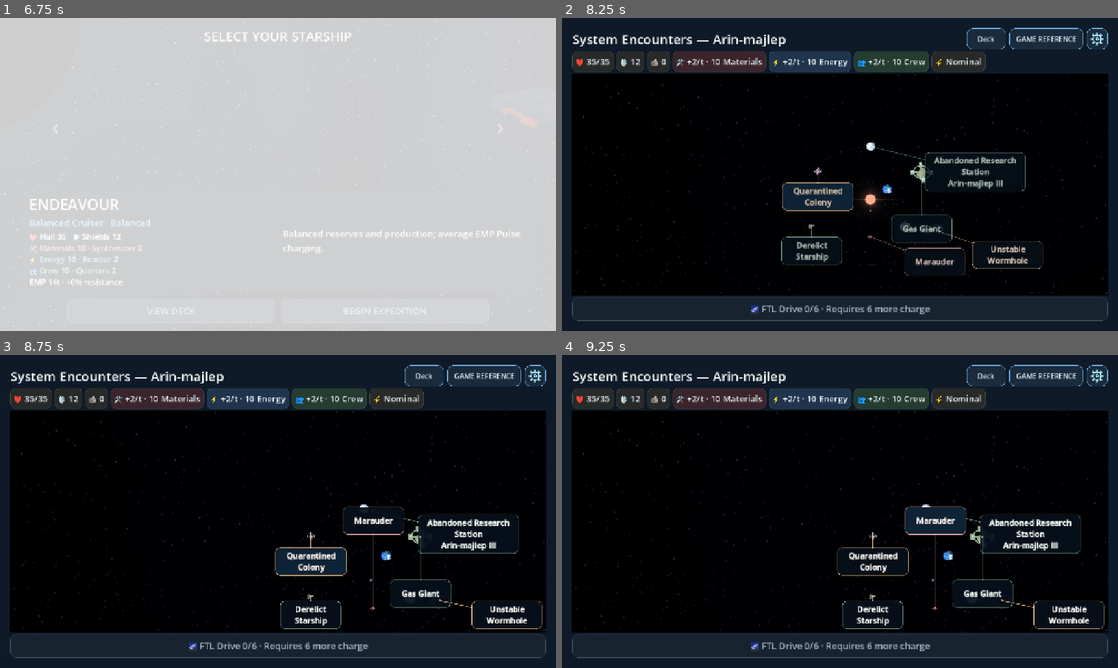
Above: before the commit, frames 1-4 (two rows, left to right).
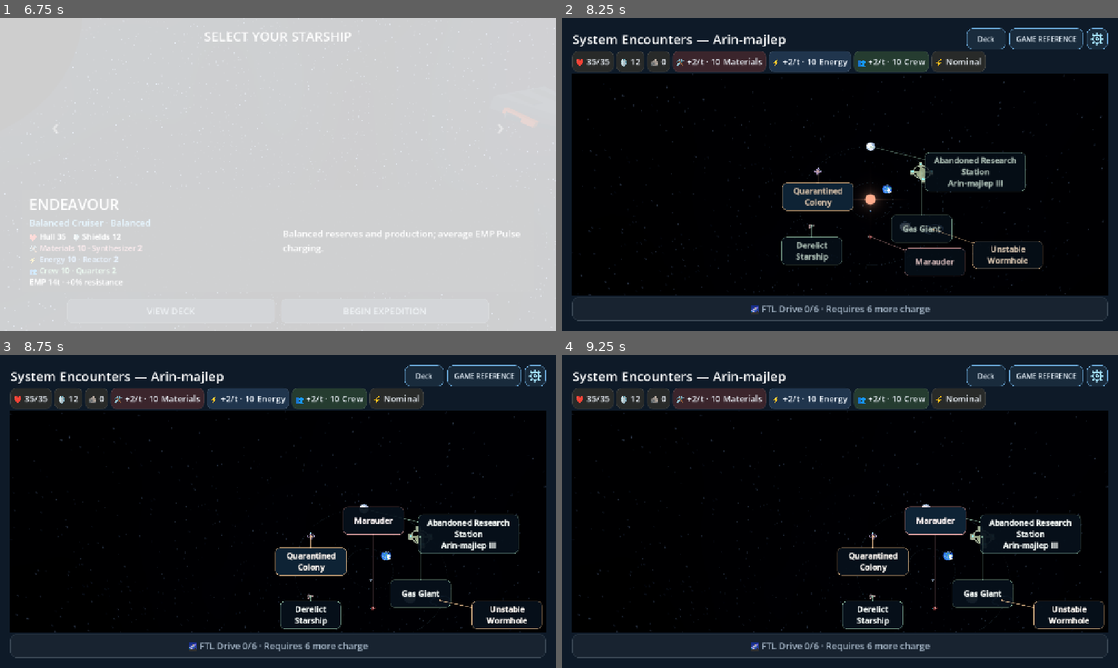
Above: after the commit, the same moments.

Repository: RPGMaster2000/arcospace
Game: Godot game, scene res://scenes/battle_setup.tscn
Two runs of this game, one before a commit and one after it. Both use one fixed random seed, a clock stepped at 60 frames per second and the inputs below. Sound files missing from this copy of the repository are replaced by a short silence.
Inputs (mouse positions are in pixels of both pictures, inside the frame that each line leads up to):
- Up to frame 1 (6.75 s): tap Enter (ui_accept) at 0.5, 0.77, 4.52, 5 s; move the mouse to (400, 158) at 0.52 s; hold Right (ui_right) 0.53-1.25 s; tap Tab at 0.6, 2.1, 4.35, 5.85 s; click (400, 158) at 0.67 s; drag from (166, 190) to (250, 237) at 1.27 s; move the mouse to (333, 105) at 2.02 s; hold Right (ui_right) 2.03-2.75 s; drag from (250, 237) to (111, 127) at 2.77 s; click "BEGIN EXPEDITION" at 3.5 s; move the mouse to (444, 221) at 4.27 s; hold Left (ui_left) 4.28-5 s; drag from (111, 127) to (194, 96) at 5.02 s; move the mouse to (305, 174) at 5.77 s; hold Down (ui_down) 5.78-6.5 s; click (305, 174) at 5.92 s; drag from (194, 96) to (166, 190) at 6.52 s
- Up to frame 2 (8.25 s): move the mouse to (962, 158) at 7.27 s; hold Up (ui_up) 7.28-8 s; tap Tab at 7.35 s; tap Enter (ui_accept) at 7.52 s; drag from (728, 190) to (812, 237) at 8.02 s
- Up to frame 3 (8.75 s): no input
- Up to frame 4 (9.25 s): move the mouse to (895, 442) at 8.77 s; hold Down (ui_down) from 8.78 s (still down); tap Tab at 8.85 s

Frame 1 is identical in both runs. In frame 2, 0.5% of the frame differs, in the area x 2-99%, y 17-89%; in frame 3, 0.5%, in the area x 1-99%, y 17-89%; in frame 4, 0.5%.

Commit message:
Restore distant-star parallax and remove late camera updates from nebula and galaxy layers

Diff:
--- a/scripts/presentation/star_system/map_settings.gd
+++ b/scripts/presentation/star_system/map_settings.gd
@@ -44,6 +44,8 @@
 @export_group("Background and quality")
 @export var background_layers: Array[Resource] = [preload("res://resources/presentation/sky_nebula.tres"), preload("res://resources/presentation/sky_galaxy.tres")]
 @export_range(0.0, 1.0, 0.05) var background_strength: float = 0.6
+## Distant-star translation response; zero restores an infinitely distant sky.
+@export_range(0.0, 0.5, 0.01) var starfield_parallax: float = 0.12
 @export var imported_planets: bool = true
 @export var atmospheres_enabled: bool = true
 @export var clouds_enabled: bool = true
--- a/scripts/presentation/star_system/space_environment.gd
+++ b/scripts/presentation/star_system/space_environment.gd
@@ -7,11 +7,9 @@
 var origin := Vector3.ZERO
 var dust_basis := Basis.IDENTITY
 var settings: Resource
-var source_camera: Camera3D
 
 func configure(camera: Camera3D, calibration: Resource, rng: RandomNumberGenerator, dust_rng: RandomNumberGenerator = null) -> void:
 	settings = calibration
-	source_camera = camera
 	origin = camera.position
 	dust_basis = camera.basis
 	var sphere = SphereMesh.new()
@@ -22,6 +20,8 @@
 	sky = Models.part(self,sphere,Color.WHITE)
 	var space = ShaderMaterial.new()
 	space.shader = preload("res://shaders/map_sky.gdshader")
+	space.set_shader_parameter("reference_origin",origin)
+	space.set_shader_parameter("parallax",settings.starfield_parallax)
 	space.set_shader_parameter("star_density",0.12)
 	space.set_shader_parameter("star_resolution",220.0)
 	space.set_shader_parameter("star_brightness",0.25)
@@ -48,8 +48,12 @@
 		node.material_override = material
 		var yaw: float = deg_to_rad(specification.angular_position.x+rng.randf_range(-25,25))
 		var pitch: float = deg_to_rad(specification.angular_position.y+rng.randf_range(-12,12))
-		node.set_meta("direction",Vector3(sin(yaw)*cos(pitch),sin(pitch),cos(yaw)*cos(pitch)))
-		node.set_meta("parallax",specification.parallax)
+		material.set_shader_parameter("camera_relative",true)
+		material.set_shader_parameter("sky_direction",Vector3(sin(yaw)*cos(pitch),sin(pitch),cos(yaw)*cos(pitch)))
+		material.set_shader_parameter("reference_origin",origin)
+		material.set_shader_parameter("sky_parallax",specification.parallax)
+		material.render_priority = -100+layers.size()
+		node.extra_cull_margin = 1000.0
 		layers.append(node)
 	if dust_rng == null: dust_rng = rng
 	if settings.stardust_enabled:
@@ -78,24 +82,8 @@
 			node.cast_shadow = GeometryInstance3D.SHADOW_CASTING_SETTING_OFF
 			add_child(node)
 			dust.append(node)
-	update_view(camera)
 	set_active(true)
 
-func update_view(camera: Camera3D) -> void:
-	# Sky and dust use this draw's camera matrices directly in their shaders.
-	for node in layers:
-		node.position = camera.position+node.get_meta("direction")*55-(camera.position-origin)*float(node.get_meta("parallax"))
-		node.look_at(camera.position,Vector3.UP)
-
-# Run after camera tweens, immediately before drawing, so the sky never lags a frame.
-func _sync() -> void:
-	if is_instance_valid(source_camera): update_view(source_camera)
-
 func set_active(enabled: bool) -> void:
-	if enabled and not RenderingServer.frame_pre_draw.is_connected(_sync):
-		RenderingServer.frame_pre_draw.connect(_sync)
-	elif not enabled and RenderingServer.frame_pre_draw.is_connected(_sync):
-		RenderingServer.frame_pre_draw.disconnect(_sync)
-
-func _exit_tree() -> void:
-	set_active(false)
+	# All sky/debris placement uses render-camera matrices. No pre-draw callbacks.
+	visible = enabled
--- a/shaders/cosmic_layer.gdshader
+++ b/shaders/cosmic_layer.gdshader
@@ -4,6 +4,11 @@
 uniform bool use_texture = false;
 uniform bool galaxy = false;
 uniform bool billboard = false;
+// Enabled only for map sky decorations; encounter nebulae stay in world space.
+uniform bool camera_relative = false;
+uniform vec3 sky_direction = vec3(0.0,0.0,-1.0);
+uniform vec3 reference_origin;
+uniform float sky_parallax = 0.0;
 uniform vec4 tint : source_color = vec4(0.3,0.4,0.7,1.0);
 uniform float opacity = 0.2;
 uniform float rotation = 0.0;
@@ -14,7 +19,12 @@
  return mix(mix(hash2(i),hash2(i+vec2(1,0)),f.x),mix(hash2(i+vec2(0,1)),hash2(i+vec2(1,1)),f.x),f.y);
 }
 void vertex() {
- if (billboard) MODELVIEW_MATRIX = VIEW_MATRIX * mat4(INV_VIEW_MATRIX[0],INV_VIEW_MATRIX[1],INV_VIEW_MATRIX[2],MODEL_MATRIX[3]);
+ if (camera_relative) {
+  vec3 center = CAMERA_POSITION_WORLD+sky_direction*55.0-(CAMERA_POSITION_WORLD-reference_origin)*sky_parallax;
+  MODELVIEW_MATRIX = VIEW_MATRIX*mat4(INV_VIEW_MATRIX[0],INV_VIEW_MATRIX[1],INV_VIEW_MATRIX[2],vec4(center,1.0));
+ } else if (billboard) MODELVIEW_MATRIX = VIEW_MATRIX * mat4(INV_VIEW_MATRIX[0],INV_VIEW_MATRIX[1],INV_VIEW_MATRIX[2],MODEL_MATRIX[3]);
+ POSITION = PROJECTION_MATRIX*MODELVIEW_MATRIX*vec4(VERTEX,1.0);
+ if (camera_relative) POSITION.z = CLIP_SPACE_FAR*POSITION.w;
 }
 void fragment() {
  vec2 p = UV - 0.5;
--- a/shaders/map_sky.gdshader
+++ b/shaders/map_sky.gdshader
@@ -16,6 +16,8 @@
 uniform float rift_intensity : hint_range(0.0, 1.0) = 0.0;
 uniform vec2 feature_center = vec2(0.66, 0.50);
 uniform float variation_seed = 1.0;
+uniform vec3 reference_origin;
+uniform float parallax : hint_range(0.0, 0.5) = 0.12;
 float hash(vec2 p) { return fract(sin(dot(p, vec2(127.1, 311.7))) * 43758.5453); }
 float noise(vec2 p) {
 	vec2 i = floor(p), f = fract(p);
@@ -24,7 +26,8 @@
 }
 // Center on the exact render camera, without a late CPU transform update.
 void vertex() {
- VERTEX += (inverse(MODEL_MATRIX) * vec4(CAMERA_POSITION_WORLD, 0.0)).xyz;
+ vec3 center = CAMERA_POSITION_WORLD-(CAMERA_POSITION_WORLD-reference_origin)*parallax;
+ VERTEX += (inverse(MODEL_MATRIX) * vec4(center, 0.0)).xyz;
  POSITION = PROJECTION_MATRIX * MODELVIEW_MATRIX * vec4(VERTEX, 1.0);
  POSITION.z = CLIP_SPACE_FAR * POSITION.w;
 }
--- a/tests/planet_presentation_test.gd
+++ b/tests/planet_presentation_test.gd
@@ -122,12 +122,12 @@
 	check(map.objects[5].scale.is_equal_approx(Vector3.ONE*0.275),"Star-map enemy ship is half its previous size")
 	check(map.objects[-2].scale.is_equal_approx(Vector3.ONE*0.5),"Star-map station is half its previous size")
 	var relative: Vector3 = map.background.sky.position
-	var layer_relative: Vector3 = map.background.layers[0].position-map.camera.position
+	var layer_relative: Vector3 = map.background.layers[0].position
 	var dust_relative: Vector3 = map.background.dust[0].position
 	map.camera.position += Vector3(3,0,0)
-	map.background.update_view(map.camera)
 	check(map.background.sky.position==relative,"Sky translation is computed from the render camera in the shader")
-	check((map.background.layers[0].position-map.camera.position).is_equal_approx(layer_relative),"Distant layer stays infinitely distant")
+	check(map.background.layers[0].position.is_equal_approx(layer_relative),"Distant layers have no late CPU transform updates")
+	check(map.background.layers[0].material_override.get_shader_parameter("camera_relative"),"Distant layers use the render camera in their shader")
 	check(map.background.dust[0].position==dust_relative,"Dust has no late CPU transform updates")
 	var near_material: ShaderMaterial = map.background.dust[0].multimesh.mesh.material
 	var far_material: ShaderMaterial = map.background.dust[1].multimesh.mesh.material
@@ -136,15 +136,12 @@
 	var camera_orientation: Basis = map.camera.basis
 	var fragment: Transform3D = map.background.dust[0].multimesh.get_instance_transform(0)
 	map.camera.rotate_y(0.1)
-	map.background.update_view(map.camera)
 	check(map.background.dust[0].basis.is_equal_approx(dust_orientation),"Debris orientation stays anchored during camera turns")
 	check(map.background.dust[0].multimesh.get_instance_transform(0)==fragment,"Camera updates never regenerate fragments")
 	check(map.background.dust[0].multimesh.mesh.size.x>=0.03 and map.background.dust[0].multimesh.mesh.size.x<0.1,"Debris uses small antialiased star-like dots")
 	var settled_transform: Transform3D = map.background.dust[0].transform
-	map.background.update_view(map.camera)
 	check(map.background.dust[0].transform==settled_transform,"Stationary camera produces no debris jitter")
 	map.camera.basis = camera_orientation
-	map.background.update_view(map.camera)
 	map.set_active(false)
 	check(map.viewport.render_target_update_mode==SubViewport.UPDATE_DISABLED and not map.background.is_processing(),"No inactive GPU/background loop")
 	map.set_active(true)
--- a/tests/space_parallax_test.gd
+++ b/tests/space_parallax_test.gd
@@ -39,10 +39,21 @@
  environment.configure(camera,settings,rng)
  for layer in environment.dust: layer.hide()
  var sky: Image = await picture()
+ var stationary_sky: Image = await picture()
+ check(difference(sky,stationary_sky)==0,"Distant stars remain stable with a stationary camera")
  camera.position += Vector3(3,0,0)
  var moved_sky: Image = await picture()
  var sky_error := difference(sky,moved_sky)
- check(sky_error<0.0001,"Distant starfield must not jitter or translate during camera pan: %f" % sky_error)
+ check(sky_error>0.00001,"Distant starfield must show subtle parallax during camera pan: %f" % sky_error)
+ check(settings.starfield_parallax/70.0 < settings.stardust_parallax/14.0,"Distant-star angular motion is weaker than nearby point motion")
+ var sky_material: ShaderMaterial = environment.sky.material_override
+ sky_material.set_shader_parameter("parallax",0.0)
+ camera.position = Vector3.ZERO
+ var infinite_sky: Image = await picture()
+ camera.position.x = 3
+ var infinite_pan: Image = await picture()
+ check(difference(infinite_sky,infinite_pan)<0.0001,"Zero starfield parallax remains a supported calibration setting")
+ sky_material.set_shader_parameter("parallax",settings.starfield_parallax)
  var distant := MeshInstance3D.new()
  distant.mesh = BoxMesh.new()
  distant.mesh.size = Vector3.ONE*10
@@ -69,7 +80,69 @@
  camera.position.z = 2
  var zoomed: Image = await picture()
  check(difference(panned,zoomed)>0.00001,"White points show depth change during zoom")
- print("Space parallax pixels: sky pan error %.8f; debris pan difference %.8f; %d failures" % [sky_error,pan_error,failures])
+ print("Space parallax pixels: sky pan difference %.8f; debris pan difference %.8f; %d failures" % [sky_error,pan_error,failures])
  environment.free()
+ # Isolate procedural nebulae, galaxies and replacement PNG-style textures.
+ for kind in range(3):
+  camera.transform = Transform3D.IDENTITY
+  var layer = preload("res://scripts/presentation/star_system/sky_layer.gd").new()
+  layer.kind = mini(kind,1)
+  layer.angular_position = Vector2(180,0)
+  layer.apparent_size = Vector2(45,30)
+  layer.opacity = 0.8
+  if kind==2:
+   var image := Image.create(4,4,false,Image.FORMAT_RGBA8)
+   for y in range(4):
+    for x in range(4): image.set_pixel(x,y,Color(x/3.0,y/3.0,0.5,0.8))
+   layer.texture = ImageTexture.create_from_image(image)
+  settings.background_layers.assign([layer])
+  settings.background_strength = 1.0
+  settings.stardust_enabled = false
+  var backdrop = preload("res://scripts/presentation/star_system/space_environment.gd").new()
+  root.add_child(backdrop)
+  rng.seed = 982
+  backdrop.configure(camera,settings,rng)
+  backdrop.sky.hide()
+  var original: Image = await picture()
+  var idle: Image = await picture()
+  check(difference(original,idle)==0,"Celestial layer remains stationary without camera movement: %d" % kind)
+  camera.position.x = 3
+  var translated: Image = await picture()
+  check(difference(original,translated)<0.0001,"Zero-parallax celestial layer follows the current render camera without lag: %d" % kind)
+  backdrop.layers[0].material_override.set_shader_parameter("sky_parallax",0.15)
+  var parallax_start: Image = await picture()
+  camera.position.x = 6
+  var parallax_end: Image = await picture()
+  check(difference(parallax_start,parallax_end)>0.00001,"Celestial layer supports smooth optional parallax: %d" % kind)
+  camera.rotate_y(0.05)
+  var turned: Image = await picture()
+  check(difference(parallax_end,turned)>0.00001,"Celestial layer responds to camera orientation: %d" % kind)
+  var settled: Image = await picture()
+  check(difference(turned,settled)==0,"Celestial layer does not jitter after camera stops: %d" % kind)
+  backdrop.free()
+ camera.transform = Transform3D.IDENTITY
+ var world_quad := MeshInstance3D.new()
+ world_quad.mesh = QuadMesh.new()
+ world_quad.mesh.size = Vector2(2,2)
+ world_quad.position.z = -5
+ var world_material := ShaderMaterial.new()
+ world_material.shader = preload("res://shaders/cosmic_layer.gdshader")
+ world_material.set_shader_parameter("billboard",true)
+ world_material.set_shader_parameter("use_texture",true)
+ world_material.set_shader_parameter("tint",Color.RED)
+ world_material.set_shader_parameter("opacity",1.0)
+ var white := Image.create(2,2,false,Image.FORMAT_RGBA8)
+ white.fill(Color.WHITE)
+ world_material.set_shader_parameter("source_texture",ImageTexture.create_from_image(white))
+ world_quad.material_override = world_material
+ root.add_child(world_quad)
+ var world_visible: Image = await picture()
+ check(world_visible.get_pixel(480,270).r>0.5,"Encounter celestial objects retain normal world-space rendering")
+ world_quad.position.x = 10
+ var world_moved: Image = await picture()
+ var moved_center := world_moved.get_pixel(480,270)
+ check(absf(moved_center.r-moved_center.g)<0.1,"Encounter celestial objects remain anchored to their world position")
+ world_quad.free()
+ print("Celestial layer pixel checks: %d failures" % failures)
  camera.free()
  quit(1 if failures else 0)
Not shown, changed: docs/procedural_star_system.md
